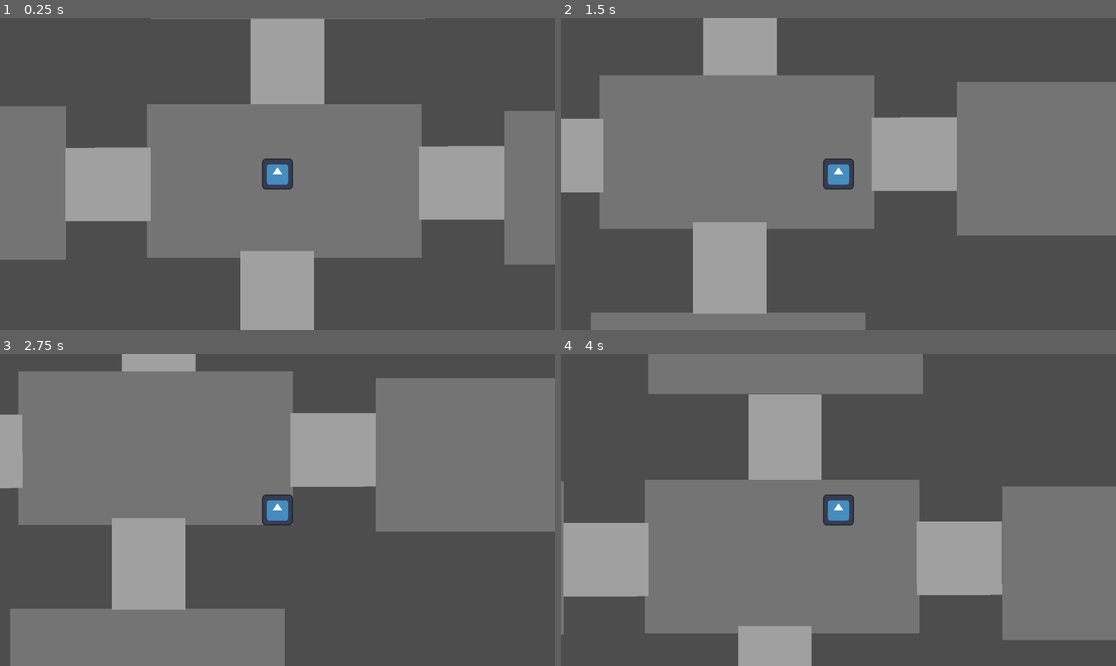
Above: before the commit, frames 1-4 (two rows, left to right).
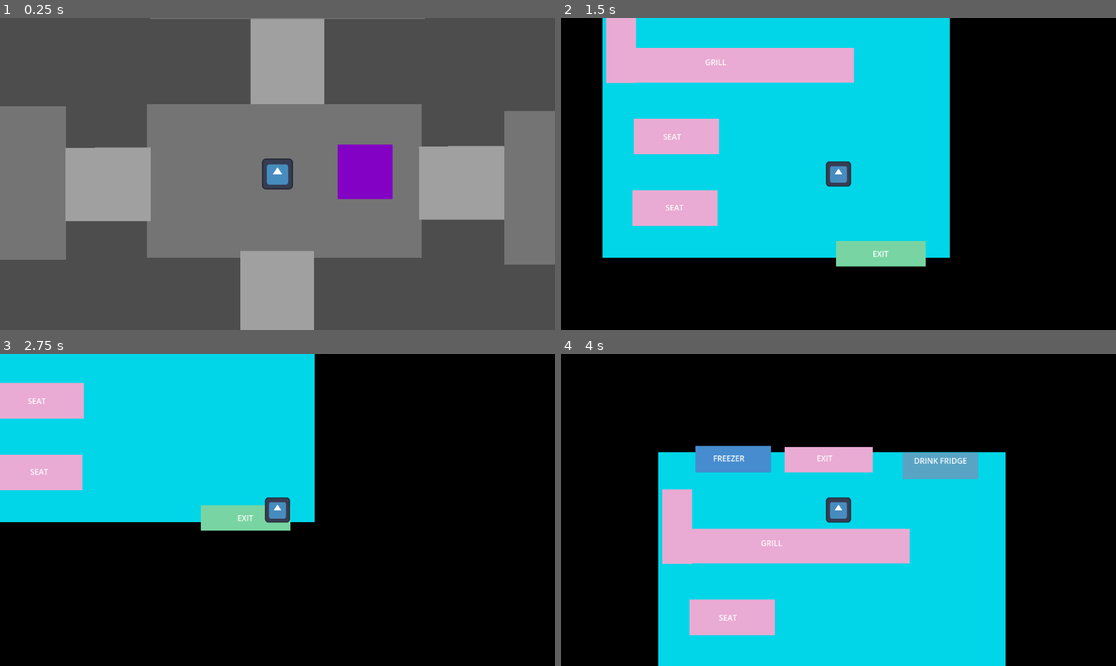
Above: after the commit, the same moments.

Repository: iListenToSludge/Pizza-Interactive
Game: Godot game, scene res://scenes/dungeon.tscn
The game is run twice, just before and just after one commit, with the same random seed, the same clock (stepped at 60 frames per second) and the same inputs. This scene is started directly instead of the project's main scene. The engine's default icon, where the game draws it, is replaced by a stand-in: a white triangle on a blue panel in a dark square.
Inputs (mouse positions are in pixels of both pictures, inside the frame that each line leads up to):
- Up to frame 1 (0.25 s): no input
- Up to frame 2 (1.5 s): tap Enter (ui_accept) at 0.5, 0.6, 0.77, 1.07 s; move the mouse to (960, 158) at 0.52 s; hold D (move right) 0.53-1.28 s; move the mouse to (727, 189) at 1.27 s; hold S (move down) from 1.28 s (still down); right-click (727, 189) at 1.35 s
- Up to frame 3 (2.75 s): tap Enter (ui_accept) at 1.52, 1.55, 1.82, 2.1 s; move the mouse to (333, 441) at 2.02 s; release S (move down) at 2.03 s; hold D (move right) from 2.03 s (still down)
- Up to frame 4 (4 s): tap Enter (ui_accept) at 2.75, 3.02, 3.05, 3.32, 3.6, 3.77 s; move the mouse to (810, 572) at 2.77 s; release D (move right) at 2.78 s; hold W (move up) 2.78-3.53 s; right-click (810, 572) at 2.85 s; move the mouse to (1005, 556) at 3.52 s; hold A (move left) from 3.53 s (still down)

The runs differ from the first frame. In frame 1, 1.7% of the frame differs, in the area x 60-71%, y 40-59%; in frame 2, 100%, in the area x 0-100%, y 0-100%; in frame 3, 100%; in frame 4, 100%.

Commit message:
Scene triggers done/working now
You can go from scene to scene now like rest to dungeon

Diff:
--- a/pizza-interactive/abstract_item.gd
+++ b/pizza-interactive/abstract_item.gd
@@ -7,7 +7,7 @@
 	texture = load("res://assets/curated/" + ItemData.get_texture(ID))
 
 
-func _on_body_entered(body):
+func _on_body_entered(_body):
 	get_parent().find_child("Inventory").add_item(ID)
 	queue_free()
 
--- /dev/null
+++ b/pizza-interactive/area_2d.gd
@@ -0,0 +1,15 @@
+extends Area2D
+
+var player_inside = null
+
+func _on_body_entered(body: Node2D) -> void:
+	if body.is_in_group("player"):
+		player_inside = body
+
+func _on_body_exited(body: Node2D) -> void:
+	if body == player_inside:
+		player_inside = null
+
+func _process(delta):
+	if player_inside and Input.is_action_just_pressed("ui_accept"):
+		get_tree().change_scene_to_file("res://scenes/dungeon.tscn")
--- a/pizza-interactive/character.gd
+++ b/pizza-interactive/character.gd
@@ -1,4 +1,6 @@
 extends CharacterBody2D
+
+class_name Character
 
 var max_speed := 600.0
 
--- /dev/null
+++ b/pizza-interactive/mainResturaunt.gd
@@ -0,0 +1,11 @@
+extends Node2D
+
+
+# Called when the node enters the scene tree for the first time.
+func _ready() -> void:
+	pass # Replace with function body.
+
+
+# Called every frame. 'delta' is the elapsed time since the previous frame.
+func _process(delta: float) -> void:
+	pass
--- /dev/null
+++ b/pizza-interactive/scenes/area_2d2.gd
@@ -0,0 +1,15 @@
+extends Area2D
+
+var player_inside = null
+
+func _on_body_entered(body: Node2D) -> void:
+	if body.is_in_group("player"):
+		player_inside = body
+
+func _on_body_exited(body: Node2D) -> void:
+	if body == player_inside:
+		player_inside = null
+
+func _process(delta):
+	if player_inside and Input.is_action_just_pressed("ui_accept"):
+		get_tree().change_scene_to_file("res://scenes/resturaunt.tscn")
--- a/pizza-interactive/scenes/dungeon.tscn
+++ b/pizza-interactive/scenes/dungeon.tscn
@@ -1,8 +1,13 @@
-[gd_scene load_steps=2 format=3 uid="uid://b6uls8h22ewfy"]
+[gd_scene load_steps=4 format=3 uid="uid://b6uls8h22ewfy"]
 
-[ext_resource type="PackedScene" path="res://character.tscn" id="1_ubp1v"]
+[ext_resource type="Script" uid="uid://jetqo353d3ju" path="res://scenes/area_2d2.gd" id="1_c4wp1"]
+[ext_resource type="PackedScene" uid="uid://d0qca7dk7rtkv" path="res://character.tscn" id="1_ubp1v"]
+
+[sub_resource type="RectangleShape2D" id="RectangleShape2D_fpimf"]
+size = Vector2(334, 305)
 
 [node name="Dungeon" type="Node2D"]
+position = Vector2(-1, 0)
 
 [node name="ColorRect" type="ColorRect" parent="."]
 offset_left = -9.0
@@ -100,8 +105,25 @@
 [node name="CollisionPolygon2D4" type="CollisionPolygon2D" parent="StaticBody2D"]
 polygon = PackedVector2Array(2653, -338, 2653, -950, 1510, -953, 1507, -833, 1176, -833, 1164, -995, 788, -998, 757, -1350, 1179, -1350, 1189, -1992, 54, -1974, 75, -2485, 2977, -2494, 2984, -344)
 
-[node name="CharacterBody2D" parent="." instance=ExtResource("1_ubp1v")]
+[node name="ColorRect10" type="ColorRect" parent="."]
+offset_left = 819.0
+offset_top = -825.0
+offset_right = 1046.0
+offset_bottom = -600.0
+color = Color(0.5137255, 0, 0.77254903, 1)
+
+[node name="CharacterBody2D" parent="." groups=["player"] instance=ExtResource("1_ubp1v")]
 position = Vector2(568, -704)
 
 [node name="Camera2D" type="Camera2D" parent="CharacterBody2D"]
 zoom = Vector2(0.5, 0.5)
+
+[node name="Area2D2" type="Area2D" parent="."]
+script = ExtResource("1_c4wp1")
+
+[node name="CollisionShape2D" type="CollisionShape2D" parent="Area2D2"]
+position = Vector2(935, -703)
+shape = SubResource("RectangleShape2D_fpimf")
+
+[connection signal="body_entered" from="Area2D2" to="Area2D2" method="_on_body_entered"]
+[connection signal="body_exited" from="Area2D2" to="Area2D2" method="_on_body_exited"]
--- a/pizza-interactive/scenes/player.gd
+++ b/pizza-interactive/scenes/player.gd
@@ -1,4 +1,5 @@
 extends CharacterBody2D
+
 
 @export var bullet_node : PackedScene
 @onready var speed: Timer = $Speed
--- a/pizza-interactive/resturaunt.tscn
+++ b/pizza-interactive/scenes/resturaunt.tscn
@@ -1,6 +1,7 @@
-[gd_scene load_steps=4 format=3 uid="uid://dwpoh0ecxixm8"]
-
-[ext_resource type="PackedScene" uid="uid://ctx1b4dq60qv" path="res://character.tscn" id="2_0eybj"]
+[gd_scene load_steps=6 format=3 uid="uid://dwpoh0ecxixm8"]
+
+[ext_resource type="PackedScene" uid="uid://d0qca7dk7rtkv" path="res://character.tscn" id="1_4tgn2"]
+[ext_resource type="Script" uid="uid://dty4g6eut2dps" path="res://area_2d.gd" id="2_kdfyq"]
 
 [sub_resource type="CapsuleShape2D" id="CapsuleShape2D_shxr0"]
 radius = 9.401882
@@ -9,6 +10,9 @@
 [sub_resource type="CapsuleShape2D" id="CapsuleShape2D_x0n7s"]
 radius = 20.0
 height = 120.0
+
+[sub_resource type="RectangleShape2D" id="RectangleShape2D_0eybj"]
+size = Vector2(204, 93.5)
 
 [node name="Resturaunt" type="Node2D"]
 
@@ -179,8 +183,18 @@
 offset_bottom = 557.0
 text = "EXIT"
 
-[node name="CharacterBody2D" parent="." instance=ExtResource("2_0eybj")]
+[node name="CharacterBody2D" parent="." groups=["player"] instance=ExtResource("1_4tgn2")]
 position = Vector2(551, 243)
 scale = Vector2(0.39880437, 0.40742108)
 
 [node name="Camera2D" type="Camera2D" parent="CharacterBody2D"]
+
+[node name="Area2D" type="Area2D" parent="."]
+script = ExtResource("2_kdfyq")
+
+[node name="CollisionShape2D" type="CollisionShape2D" parent="Area2D"]
+position = Vector2(534, -22.75)
+shape = SubResource("RectangleShape2D_0eybj")
+
+[connection signal="body_entered" from="Area2D" to="Area2D" method="_on_body_entered"]
+[connection signal="body_exited" from="Area2D" to="Area2D" method="_on_body_exited"]
--- a/pizza-interactive/scenes/slot.gd
+++ b/pizza-interactive/scenes/slot.gd
@@ -7,7 +7,7 @@
 
 var filled: bool = false
 
-func _get_drag_data(at_position):
+func _get_drag_data(_at_position):
 	set_drag_preview(get_preview())
 	return texture_rect
 
--- /dev/null
+++ b/pizza-interactive/scenes/temporary_outside_area.tscn
@@ -0,0 +1,30 @@
+[gd_scene load_steps=2 format=3 uid="uid://bk3ymtctg5kgr"]
+
+[ext_resource type="PackedScene" path="res://character.tscn" id="1_7ahid"]
+
+[node name="temporary outside area" type="Node2D"]
+
+[node name="StaticBody2D" type="StaticBody2D" parent="."]
+
+[node name="CollisionPolygon2D" type="CollisionPolygon2D" parent="StaticBody2D"]
+position = Vector2(6, 0)
+polygon = PackedVector2Array(-6, -142, -6, 0, 1162, -5, 1165, 646, -1, 647, -2, 890, 1374, 887, 1340, -124)
+
+[node name="CollisionPolygon2D2" type="CollisionPolygon2D" parent="StaticBody2D"]
+polygon = PackedVector2Array(-190, -137, -1, -136, 7, 893, -196, 898)
+
+[node name="ColorRect" type="ColorRect" parent="."]
+offset_left = 6.0
+offset_top = -3.0
+offset_right = 1168.0
+offset_bottom = 648.0
+color = Color(0.6845445, 0.8992877, 0.7149399, 1)
+
+[node name="ColorRect2" type="ColorRect" parent="."]
+offset_left = 379.0
+offset_top = 30.0
+offset_right = 761.0
+offset_bottom = 130.0
+
+[node name="CharacterBody2D" parent="." instance=ExtResource("1_7ahid")]
+position = Vector2(94, 148)
--- a/pizza-interactive/scenes/test_scene.tscn
+++ b/pizza-interactive/scenes/test_scene.tscn
@@ -32,51 +32,39 @@
 
 [node name="Slot" parent="UI/Inventory" instance=ExtResource("1_g7g4h")]
 layout_mode = 2
-slot_type = null
 
 [node name="Slot2" parent="UI/Inventory" instance=ExtResource("1_g7g4h")]
 layout_mode = 2
-slot_type = null
 
 [node name="Slot3" parent="UI/Inventory" instance=ExtResource("1_g7g4h")]
 layout_mode = 2
-slot_type = null
 
 [node name="Slot4" parent="UI/Inventory" instance=ExtResource("1_g7g4h")]
 layout_mode = 2
-slot_type = null
 
 [node name="Slot5" parent="UI/Inventory" instance=ExtResource("1_g7g4h")]
 layout_mode = 2
-slot_type = null
 
 [node name="Slot6" parent="UI/Inventory" instance=ExtResource("1_g7g4h")]
 layout_mode = 2
-slot_type = null
 
 [node name="Slot7" parent="UI/Inventory" instance=ExtResource("1_g7g4h")]
 layout_mode = 2
-slot_type = null
 
 [node name="Slot8" parent="UI/Inventory" instance=ExtResource("1_g7g4h")]
 layout_mode = 2
-slot_type = null
 
 [node name="Slot9" parent="UI/Inventory" instance=ExtResource("1_g7g4h")]
 layout_mode = 2
-slot_type = null
 
 [node name="Slot10" parent="UI/Inventory" instance=ExtResource("1_g7g4h")]
 layout_mode = 2
-slot_type = null
 
 [node name="Slot11" parent="UI/Inventory" instance=ExtResource("1_g7g4h")]
 layout_mode = 2
-slot_type = null
 
 [node name="Slot12" parent="UI/Inventory" instance=ExtResource("1_g7g4h")]
 layout_mode = 2
-slot_type = null
 
 [node name="Character" type="Control" parent="UI"]
 anchors_preset = 0
Not shown, added: pizza-interactive/area_2d.gd.uid
Not shown: 1 places in pizza-interactive/character.tscn that only renumber resources
Not shown, added: pizza-interactive/mainResturaunt.gd.uid
Not shown, added: pizza-interactive/scenes/area_2d2.gd.uid
Not shown: 1 places in pizza-interactive/scenes/test_scene.tscn that only renumber resources
